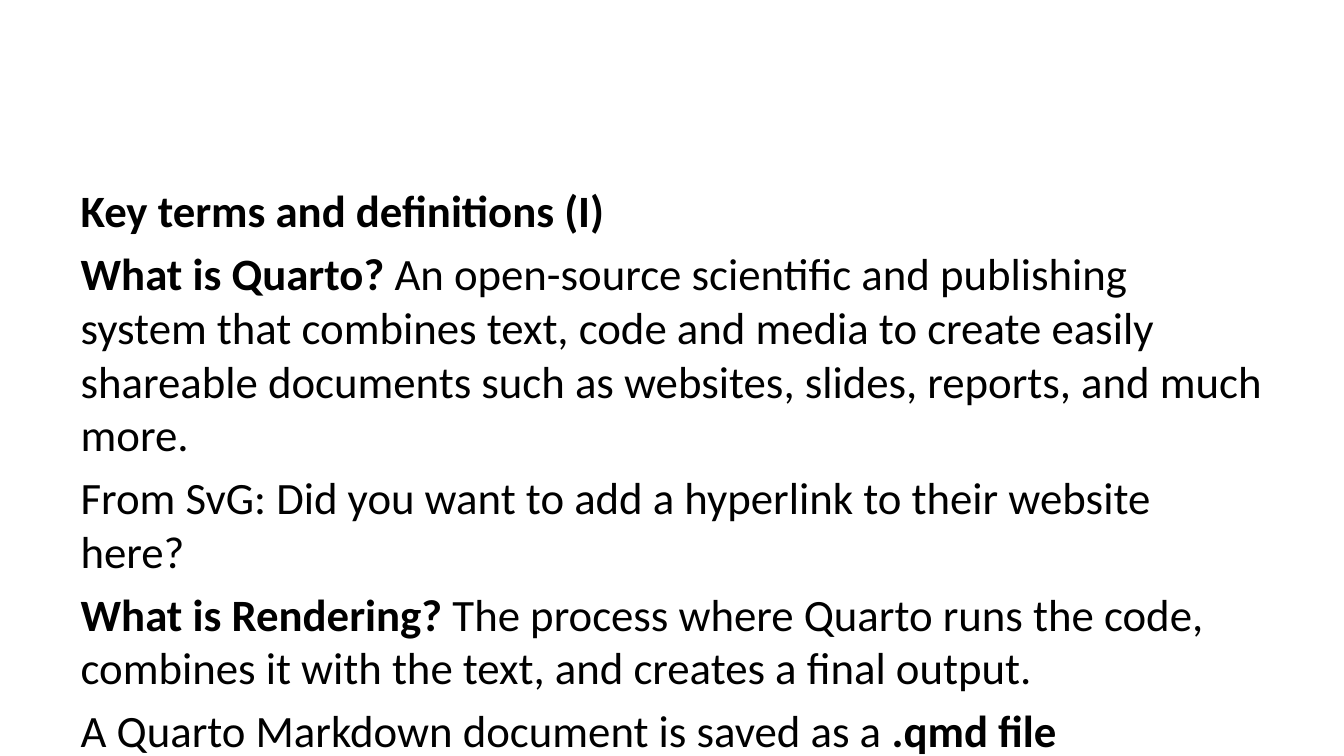
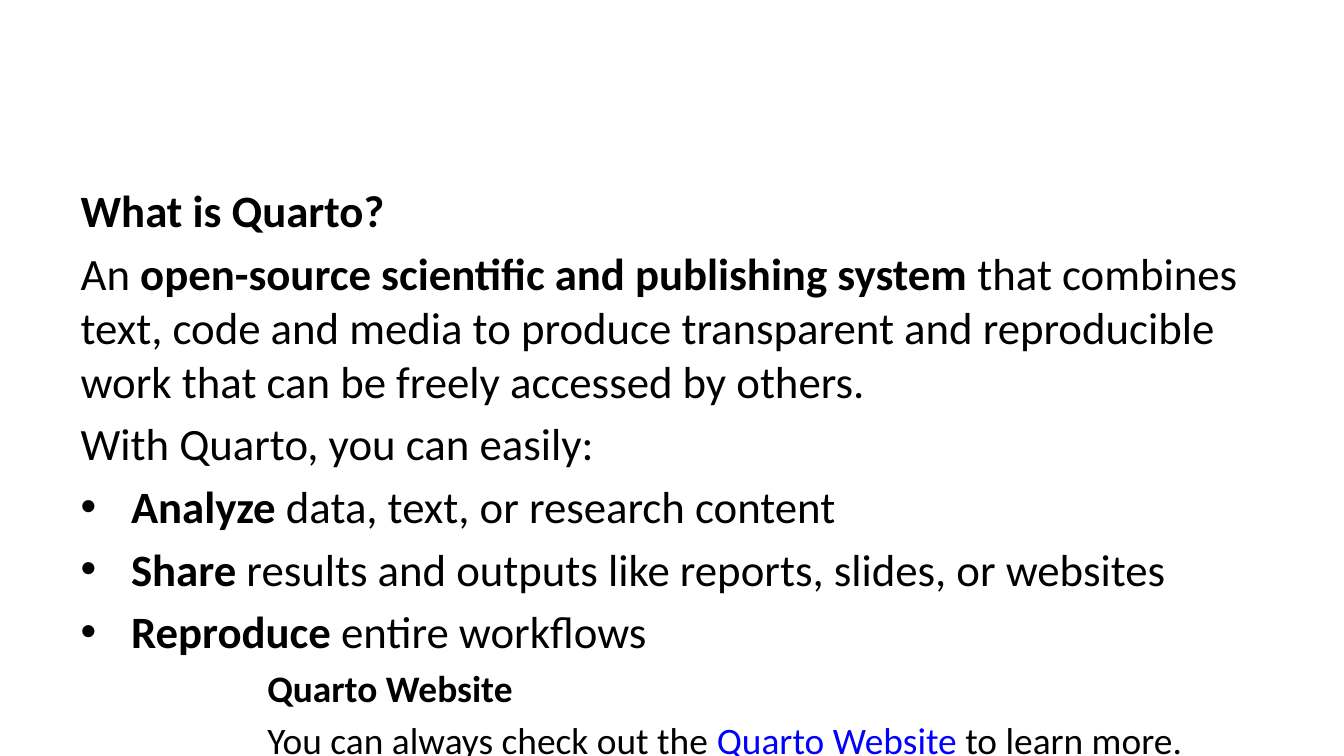
Before and after one commit to lmu-osc/train-the-trainer-student-track-OS, a slide deck: slide 9 of _site/materials/OS-M3/OS-M3-S6-Quarto/OS-M3-S6-Quarto-slides.pptx (slide 11 before the commit). Drawn at 1344x756 pixels with LibreOffice and Linux fonts; fonts in the diff are those of the drawing. Boxes give left, top, right and bottom in pixels: in the first picture for what was removed or moved away, otherwise in the second. Text is boxed around its words. In the diff, an @@ line names an element or a change of style, - is before the commit and + after.

```diff
--- a/_site/materials/OS-M3/OS-M3-S6-Quarto/OS-M3-S6-Quarto-slides.pptx
+++ b/_site/materials/OS-M3/OS-M3-S6-Quarto/OS-M3-S6-Quarto-slides.pptx
@@ text at box(81, 195, 1237, 756): text changed @@
-Key terms and definitions (I)
-What is Quarto? An open-source scientific and publishing system that combines text, code and media to create easily shareable documents such as websites, slides, reports, and much more.
-From SvG: Did you want to add a hyperlink to their website here?
-What is Rendering? The process where Quarto runs the code, combines it with the text, and creates a final output.
-A Quarto Markdown document is saved as a .qmd file
+What is Quarto?
+An open-source scientific and publishing system that combines text, code and media to produce transparent and reproducible work that can be freely accessed by others.
+With Quarto, you can easily:
+• Analyze data, text, or research content
+• Share results and outputs like reports, slides, or websites
+• Reproduce entire workflows
+Quarto Website
+You can always check out the Quarto Website to learn more.
```
Also in this commit, not shown: 72 other slides changed, 7 slides added, 4 slides removed, 39 other files.
